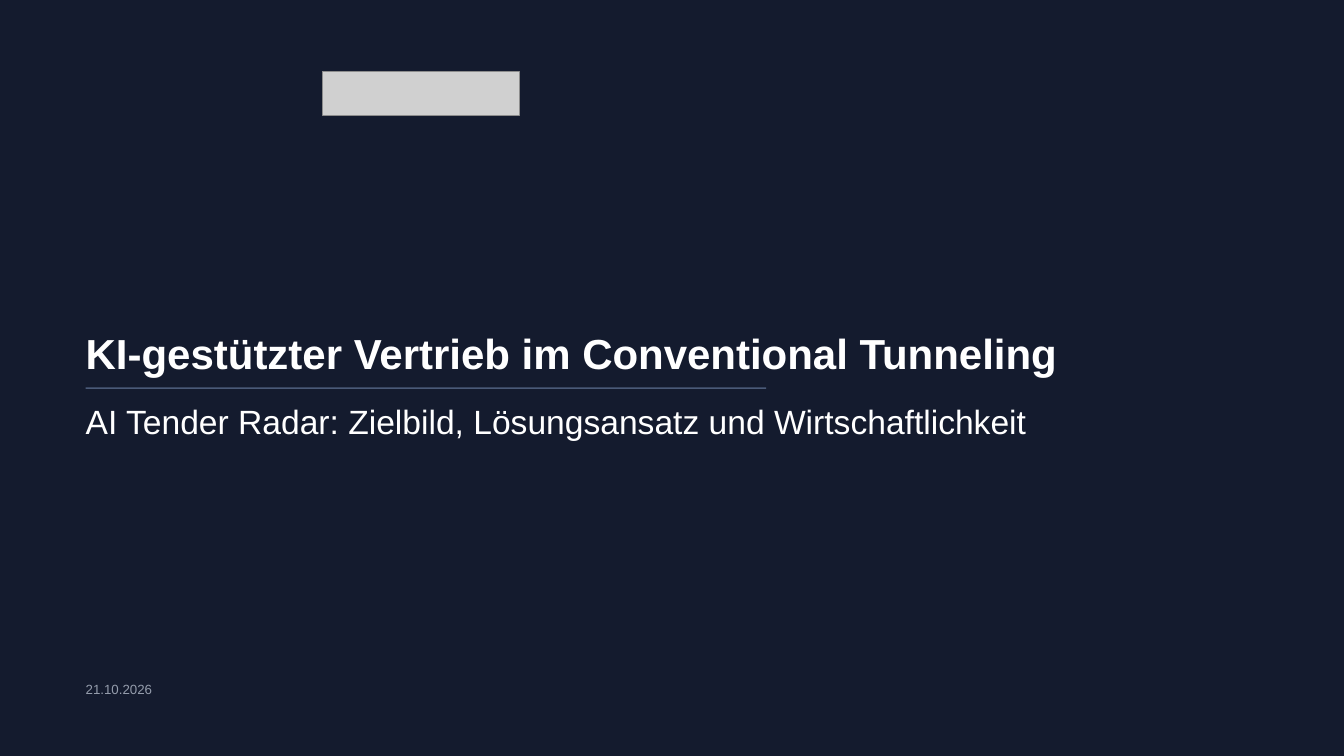
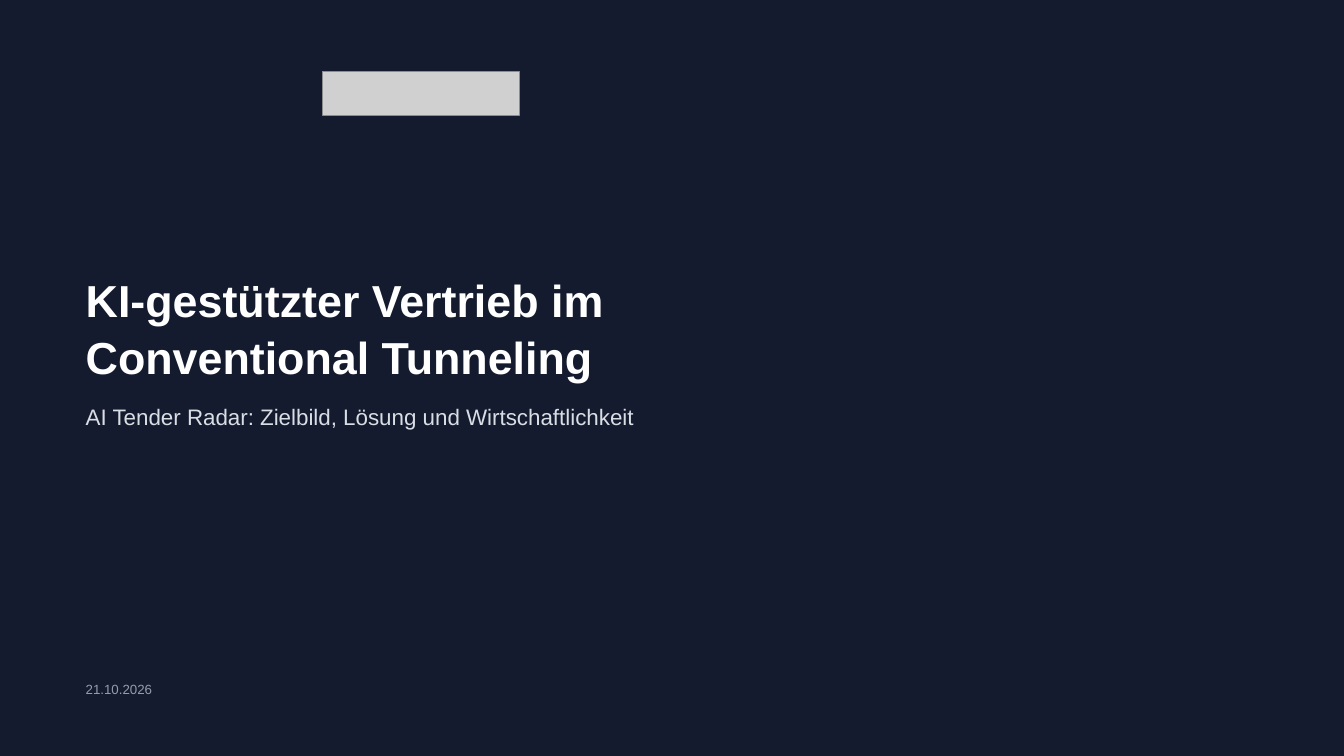
Before and after one commit to elias762/Advisory-board, a slide deck: slide 1 of vmt-ki-vertrieb-ct/VMT_KI_Vertrieb_CT.pptx. Drawn at 1344x756 pixels with LibreOffice and Linux fonts; fonts in the diff are those of the drawing; grey boxes stand for pictures; background and template pictures are left out. Boxes give left, top, right and bottom in pixels: in the first picture for what was removed or moved away, otherwise in the second. Text is boxed around its words. In the diff, an @@ line names an element or a change of style, - is before the commit and + after.

```diff
--- a/vmt-ki-vertrieb-ct/VMT_KI_Vertrieb_CT.pptx
+++ b/vmt-ki-vertrieb-ct/VMT_KI_Vertrieb_CT.pptx
@@ title "KI-gestützter Vertrieb im Conventional Tunneling": place and size @@
-title "KI-gestützter Vertrieb im Conventional Tunneling" at (86,338,1057,378)
+title "KI-gestützter Vertrieb im Conventional Tunneling" at (86,284,603,382)
@@ title "KI-gestützter Vertrieb im Conventional Tunneling" at (86,284,603,382): size 30 to 32 pt; line spacing 1 to 1.05 @@
@@ line removed from (86, 388) to (766, 388) @@
@@ text at (86,408,633,430): text changed; size 24 to 16 pt; text colour #FFFFFF to #D9DDE4 @@
-AI Tender Radar: Zielbild, Lösungsansatz und Wirtschaftlichkeit
+AI Tender Radar: Zielbild, Lösung und Wirtschaftlichkeit
```
Also in this commit, not shown: 1 other slide changed, 4 slides added, 6 slides removed, 3 other files.
